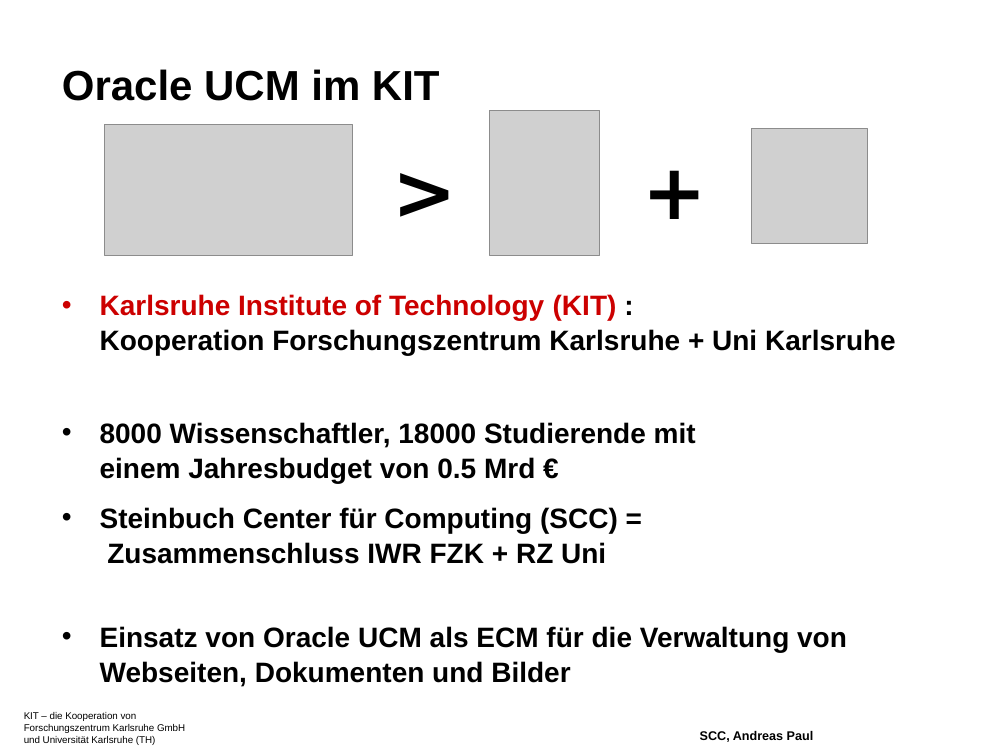
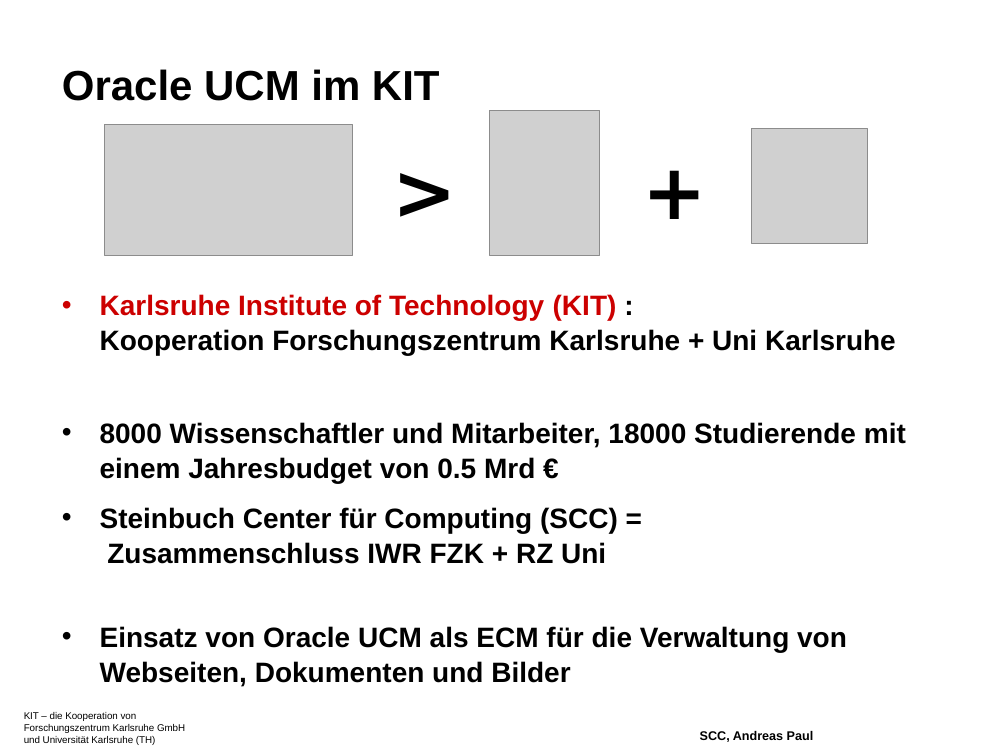
Before and after one commit to xorpaul/bachelorthesis-nagios, a slide deck: slide 3 of ppt/bachthesis-präsi-10-Aug-2009.odp. Drawn at 1008x756 pixels with LibreOffice and Linux fonts; fonts in the diff are those of the drawing; grey boxes stand for pictures; background and template pictures are left out. Boxes give left, top, right and bottom in pixels: in the first picture for what was removed or moved away, otherwise in the second. Text is boxed around its words. In the diff, an @@ line names an element or a change of style, - is before the commit and + after.

```diff
--- a/ppt/bachthesis-präsi-10-Aug-2009.odp
+++ b/ppt/bachthesis-präsi-10-Aug-2009.odp
@@ text at (100, 422, 906, 483): text changed @@
-• 8000 Wissenschaftler, 18000 Studierende mit
-  einem Jahresbudget von 0.5 Mrd €
+• 8000 Wissenschaftler und Mitarbeiter, 18000 Studierende mit
+  einem Jahresbudget von 0.5 Mrd €
```
Also in this commit, not shown: 1 other slide changed, 23 other files.
